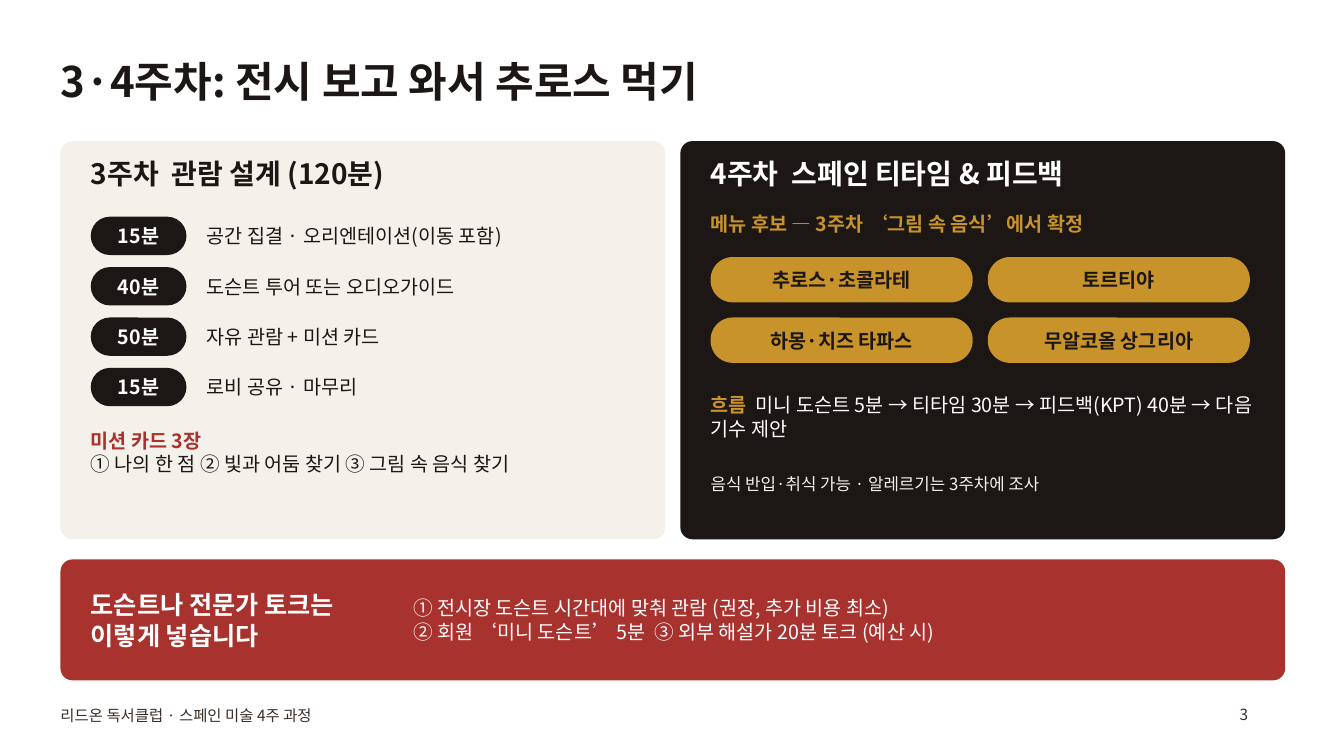
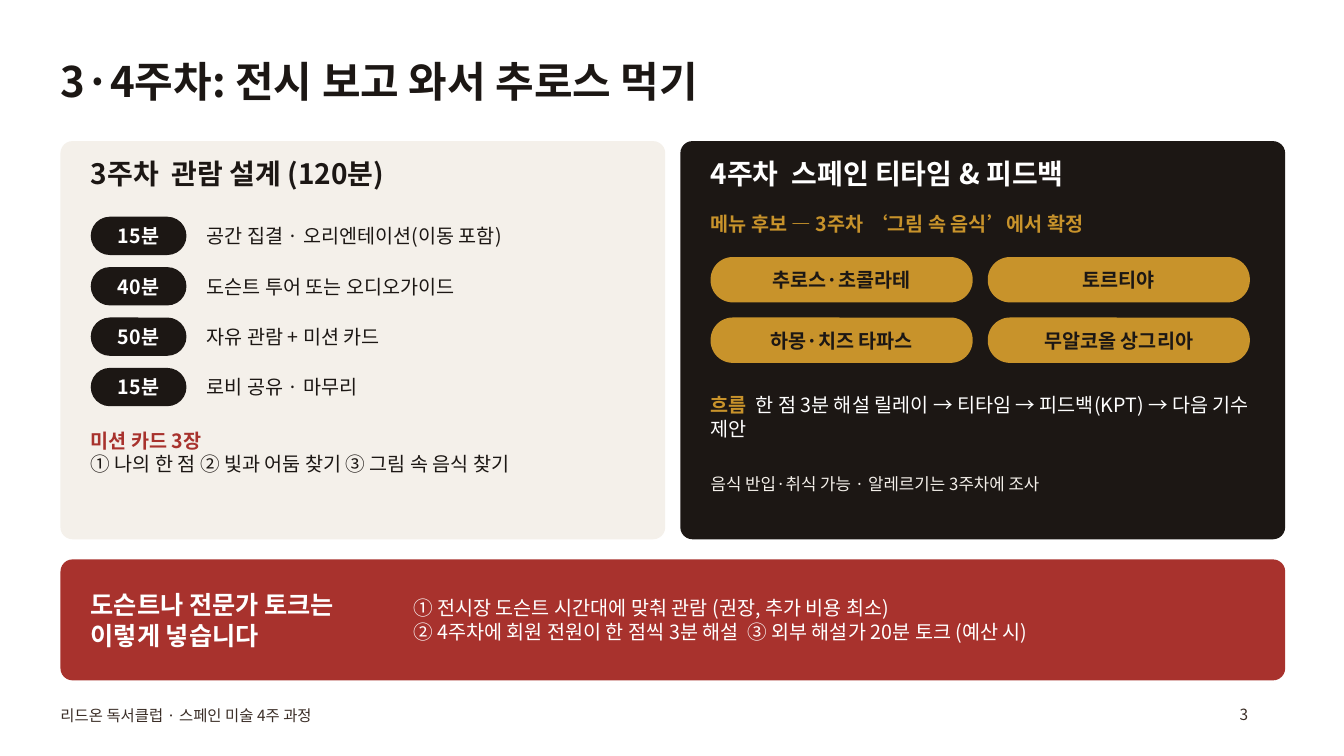
Before and after one commit to hyunjuwork-7923/-, a slide deck: slide 3 of deck/readon_spain_art_club.pptx. Drawn at 1344x756 pixels with LibreOffice and Linux fonts; fonts in the diff are those of the drawing. Boxes give left, top, right and bottom in pixels: in the first picture for what was removed or moved away, otherwise in the second. Text is boxed around its words. In the diff, an @@ line names an element or a change of style, - is before the commit and + after.

```diff
--- a/deck/readon_spain_art_club.pptx
+++ b/deck/readon_spain_art_club.pptx
@@ text at box(711, 395, 1249, 438): text changed @@
-흐름 미니 도슨트 5분 → 티타임 30분 → 피드백(KPT) 40분 → 다음 기수 제안
+흐름 한 점 3분 해설 릴레이 → 티타임 → 피드백(KPT) → 다음 기수 제안
@@ text at box(413, 622, 1028, 643): text changed @@
-② 회원 ‘미니 도슨트’ 5분 ③ 외부 해설가 20분 토크 (예산 시)
+② 4주차에 회원 전원이 한 점씩 3분 해설 ③ 외부 해설가 20분 토크 (예산 시)
```
Also in this commit, not shown: 1 other slide changed, 2 other files.
